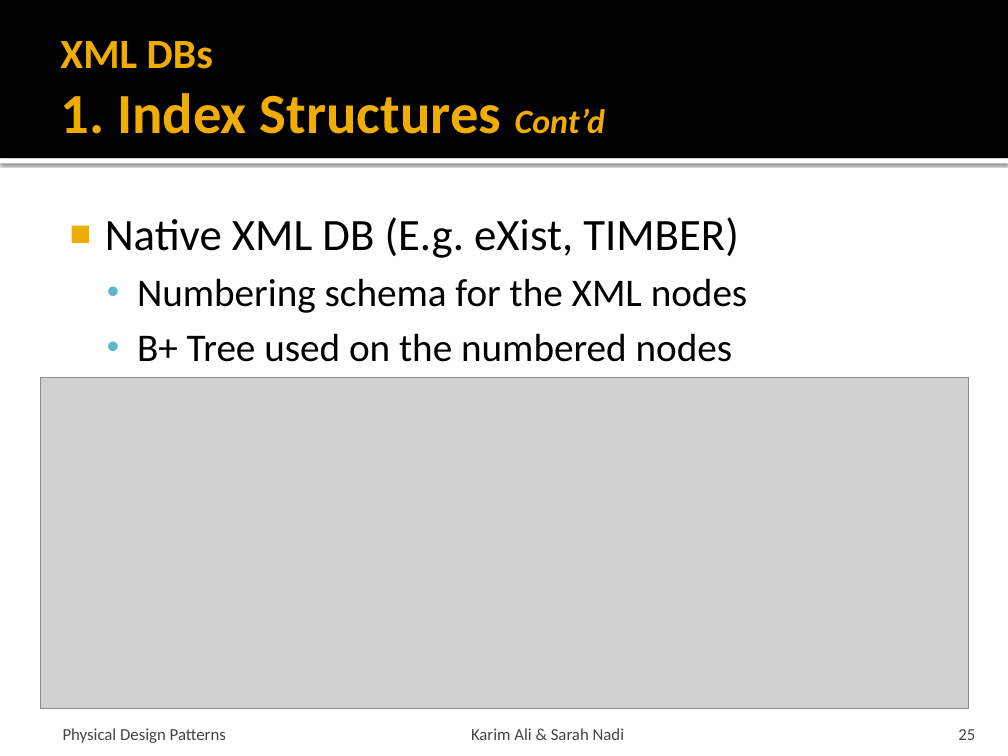
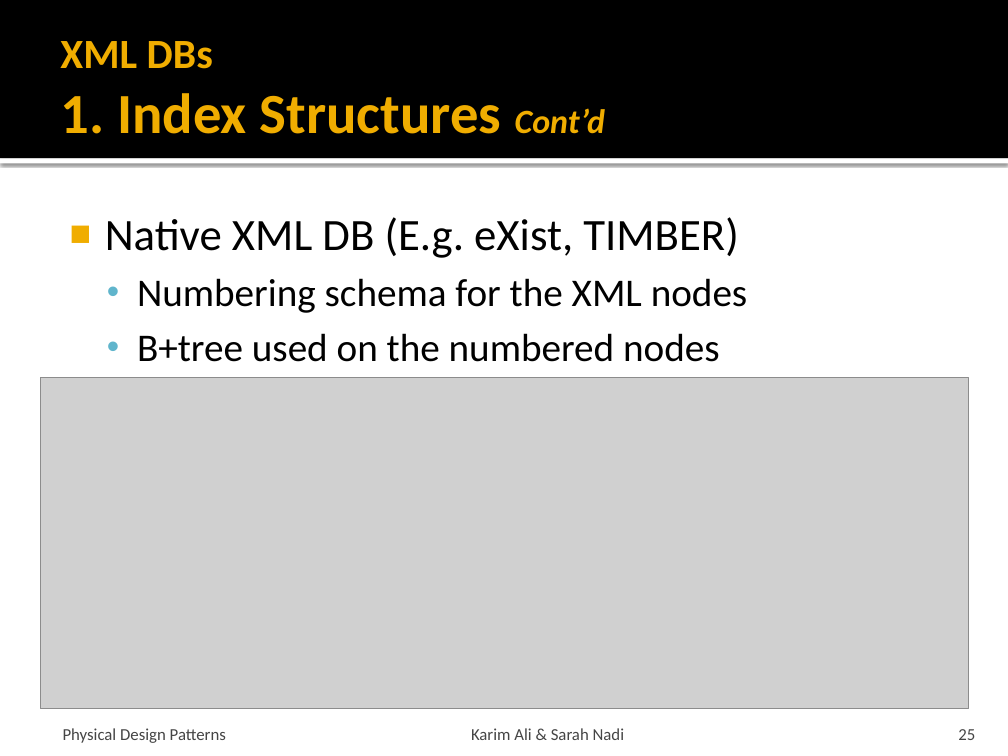
Before and after one commit to snadi/cs848-db, a slide deck: slide 25 of cs848-db/PhysDesignPres.pptx. Drawn at 1008x756 pixels with LibreOffice and Linux fonts; fonts in the diff are those of the drawing; grey boxes stand for pictures. Boxes give left, top, right and bottom in pixels: in the first picture for what was removed or moved away, otherwise in the second. Text is boxed around its words. In the diff, an @@ line names an element or a change of style, - is before the commit and + after.

```diff
--- a/cs848-db/PhysDesignPres.pptx
+++ b/cs848-db/PhysDesignPres.pptx
@@ text at (x1=137, y1=333, x2=720, y2=362): text changed @@
-  • B+ Tree used on the numbered nodes
+  • B+tree used on the numbered nodes
```
Also in this commit, not shown: 11 other slides changed, 4 slides removed.
